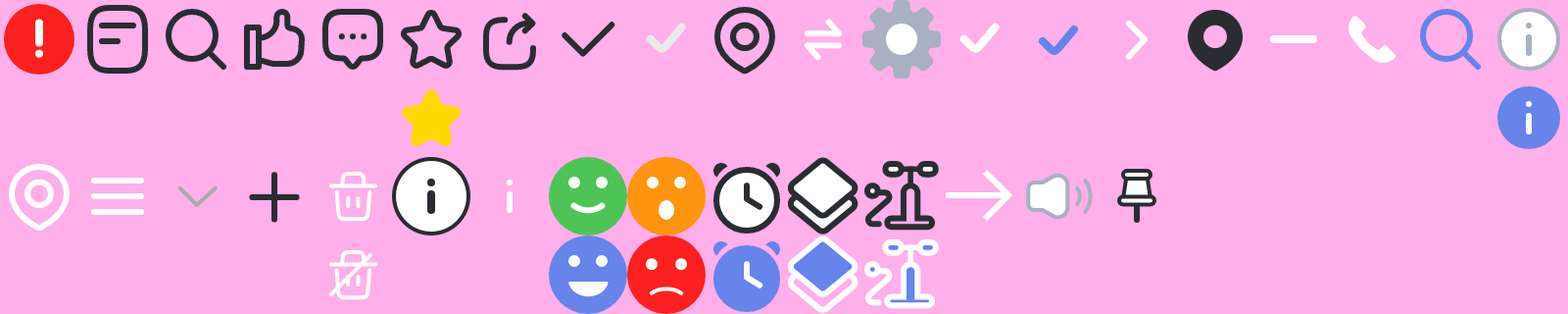
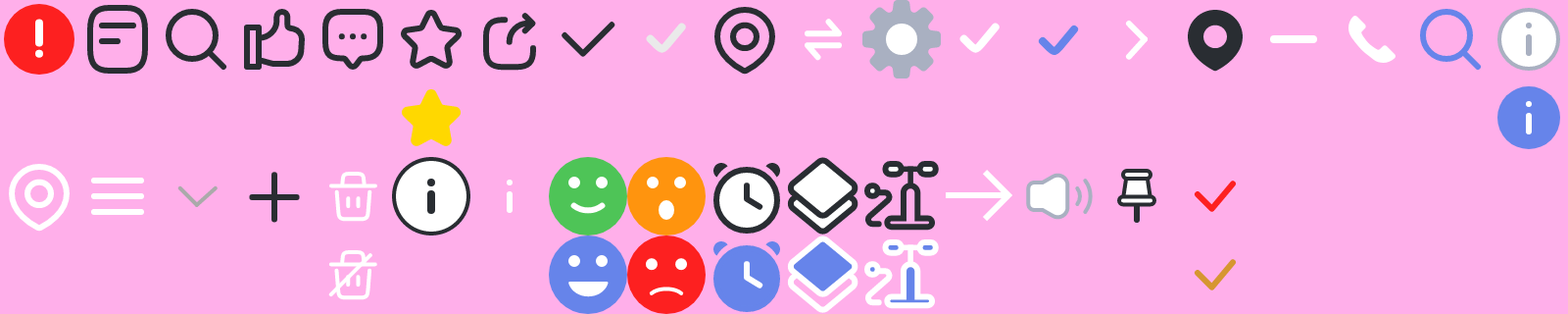
Before/after of a 1568px x 314px layered artwork. What changed in the layer stack:
added layer "Layer 86" in group "두번째 줄" over (1193, 258, 1237, 291)
added layer "Layer 84" in group "두번째 줄" over (1193, 180, 1237, 212)
